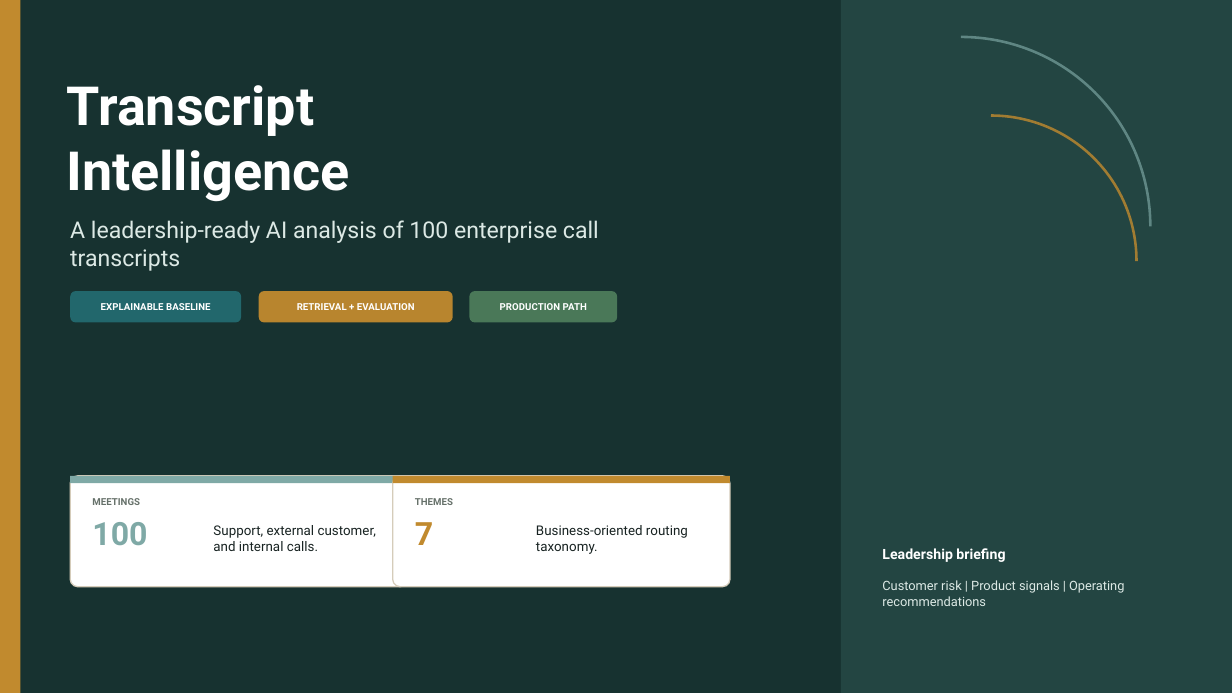
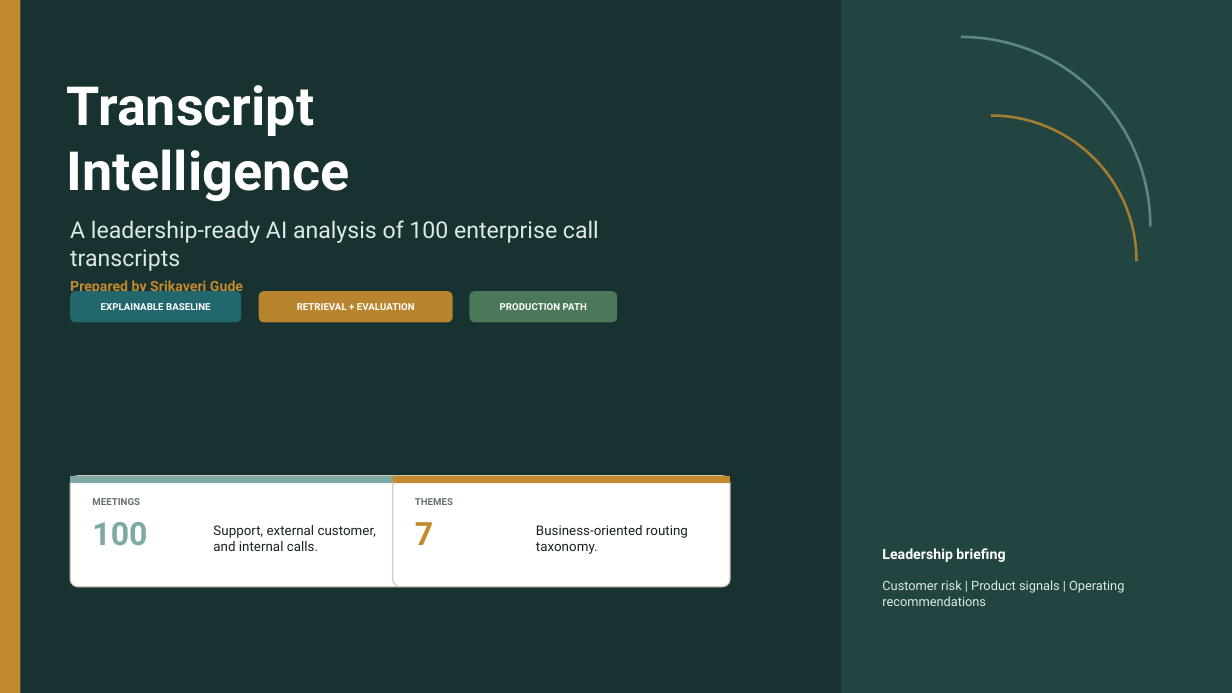
Before and after one commit to gsrikaveri123/transcript-intelligence, a slide deck: slide 1 of interview-assignment/deliverables/Transcript_Intelligence_Leadership_Deck.pptx. Drawn at 1232x693 pixels with LibreOffice and Linux fonts; fonts in the diff are those of the drawing. Boxes give left, top, right and bottom in pixels: in the first picture for what was removed or moved away, otherwise in the second. Text is boxed around its words. In the diff, an @@ line names an element or a change of style, - is before the commit and + after.

Commit message:
Add presenter name to leadership deck

```diff
--- a/interview-assignment/deliverables/Transcript_Intelligence_Leadership_Deck.pptx
+++ b/interview-assignment/deliverables/Transcript_Intelligence_Leadership_Deck.pptx
@@ text added at [70,280,243,295], 11 pt, text #C18A2E, bold @@
+Prepared by Srikaveri Gude
```
Also in this commit, not shown: 1 other file.
